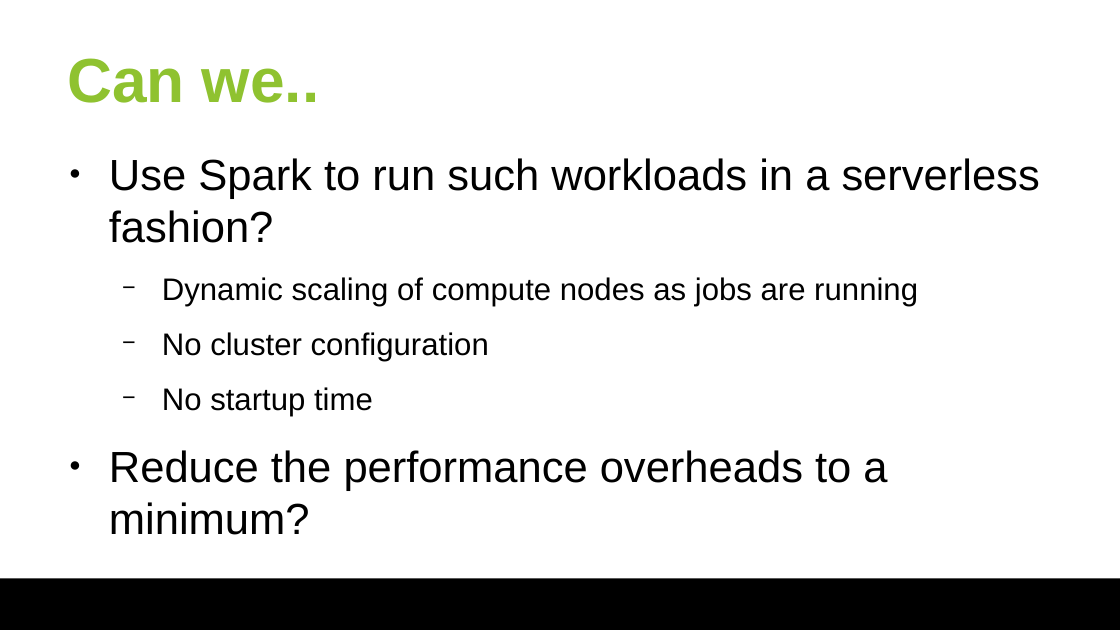
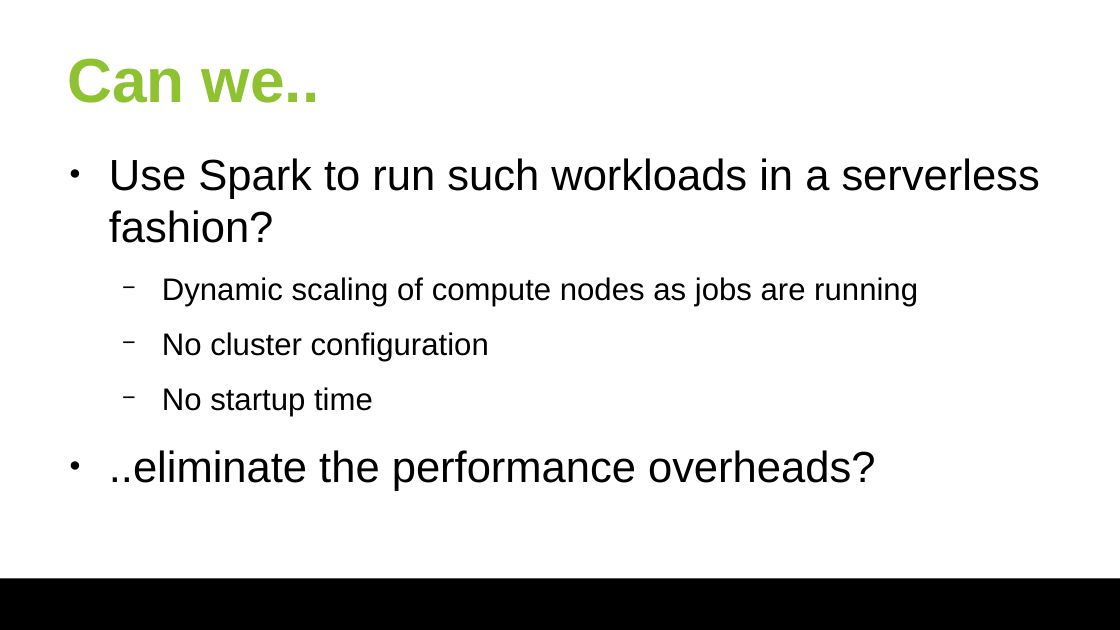
Before and after one commit to huangyibo/spark-summit-18, a slide deck: slide 20 of slides/spark-summit-18.odp (slide 21 before the commit). Drawn at 1120x630 pixels with LibreOffice and Linux fonts; fonts in the diff are those of the drawing; background and template pictures are left out. Boxes give left, top, right and bottom in pixels: in the first picture for what was removed or moved away, otherwise in the second. Text is boxed around its words. In the diff, an @@ line names an element or a change of style, - is before the commit and + after.

```diff
--- a/slides/spark-summit-18.odp
+++ b/slides/spark-summit-18.odp
@@ text at <box>109,450,875,491</box>: text changed @@
-● Reduce the performance overheads to a minimum?
+● ..eliminate the performance overheads?
```
Also in this commit, not shown: 9 other slides changed, 1 slide removed, 1 other file.
